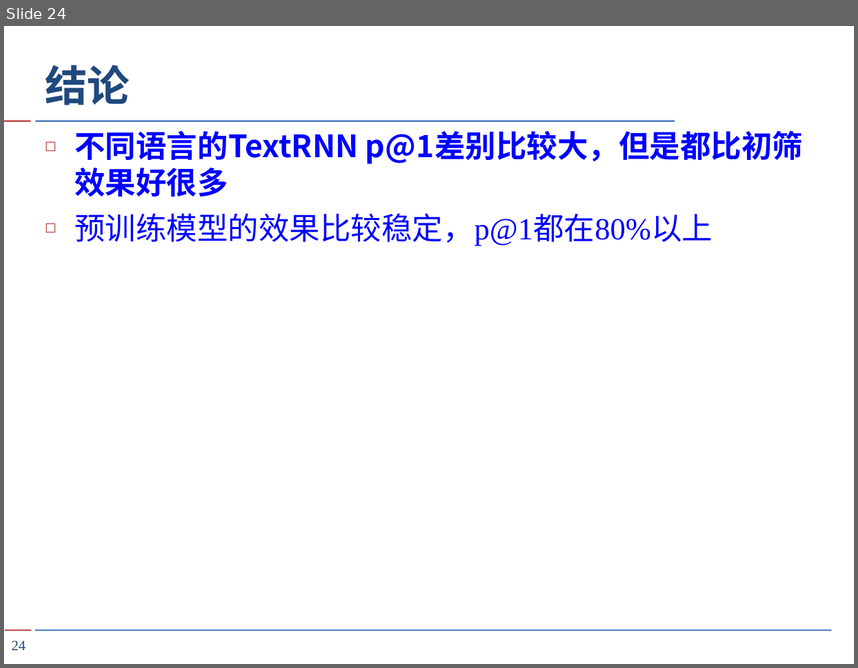
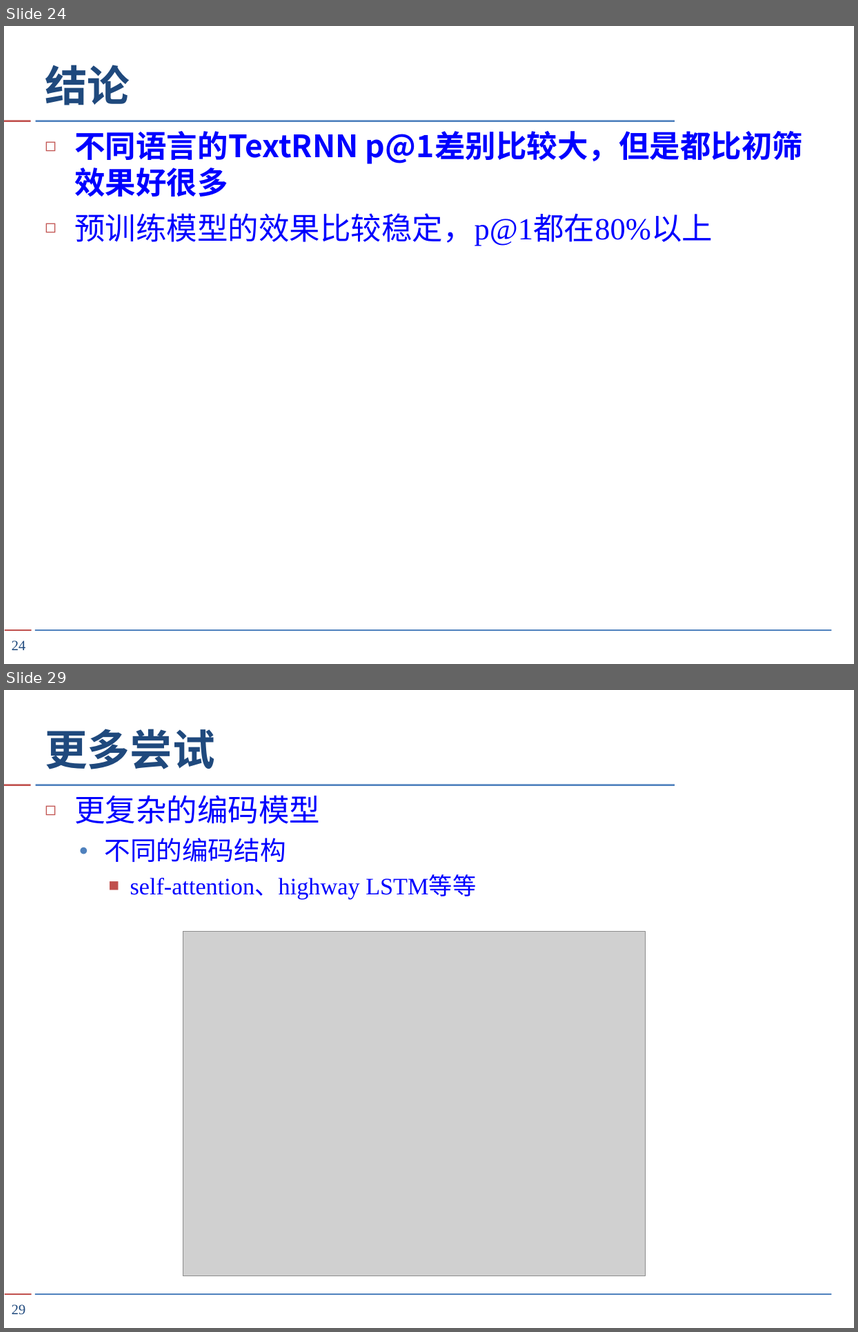
Before and after one commit to HMJW/hmjw.github.io, a slide deck: src/2020-9-3-text-ranker/TextRanker.pptx. Shown one above the other, each under a label of ours: slide 24 before the commit, slides 24 and 29 after it; the slides between them are not shown. The pictures are 858x668 and 858x1332 pixels, drawn with LibreOffice and Linux fonts; fonts in the diff are those of the drawing; grey boxes stand for pictures. Boxes give left, top, right and bottom in pixels: in the first picture for what was removed or moved away, otherwise in the second. Text is boxed around its words. In the diff, an @@ line names an element or a change of style, - is before the commit and + after.

Commit message:
TextRanker

```diff
--- a/src/2020-9-3-text-ranker/TextRanker.pptx
+++ b/src/2020-9-3-text-ranker/TextRanker.pptx
@@ slide 29 added at <box>4,690,854,1328</box>, background #FFFFFF; not listed: 4 template elements that a slide beside it also shows @@
@@ title added at <box>45,729,214,769</box>, 36 pt, text #1F497D, bold @@
+更多尝试
@@ text added at <box>74,795,476,899</box>, 20 pt, text #0000FF @@
+◻ 更复杂的编码模型
+  ● 不同的编码结构
+    ■ self-attention、highway LSTM等等
@@ picture added at <box>183,931,646,1276</box> @@
@@ page number added at <box>12,1304,25,1314</box>, 12 pt, text #1F497D @@
+29
```
Also in this commit, not shown: 1 slide changed, 4 other slides added.
